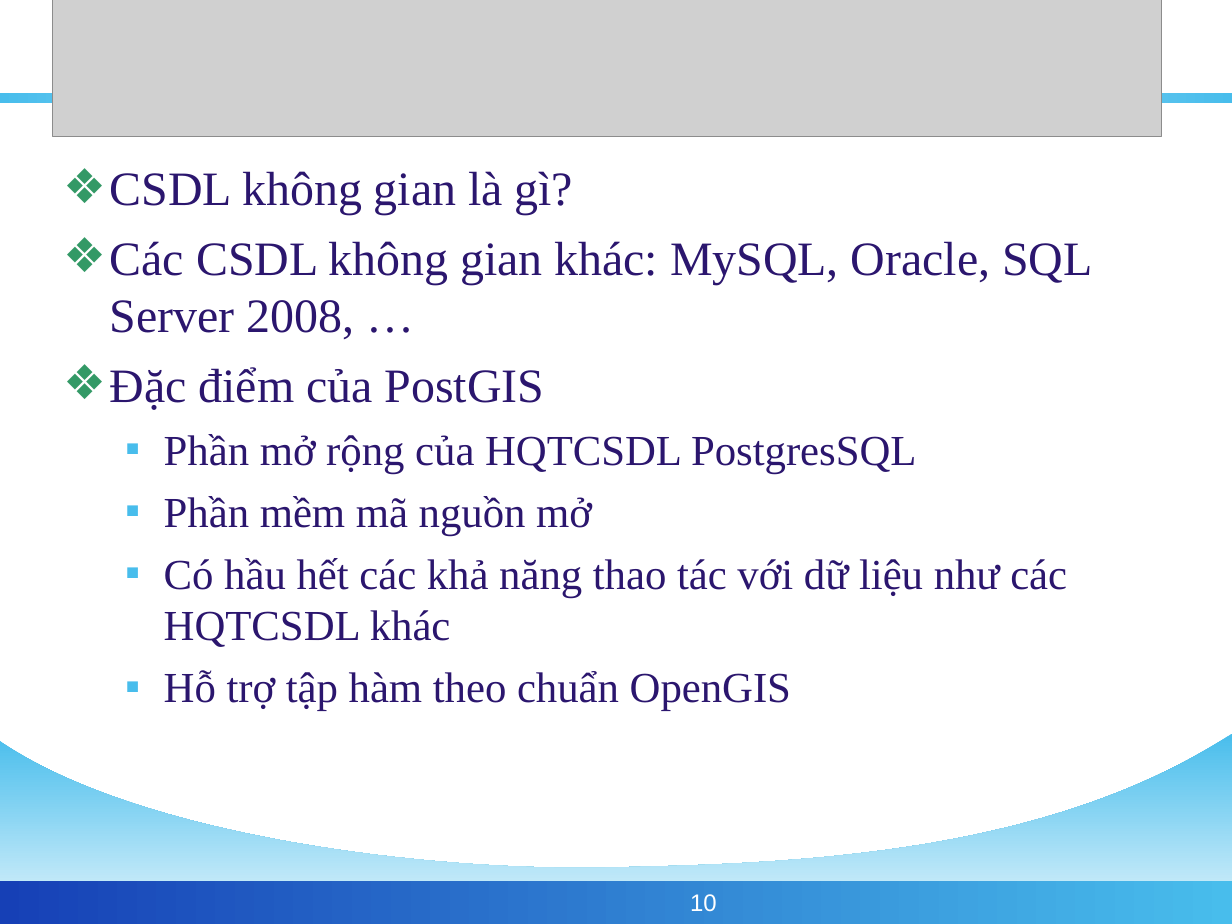
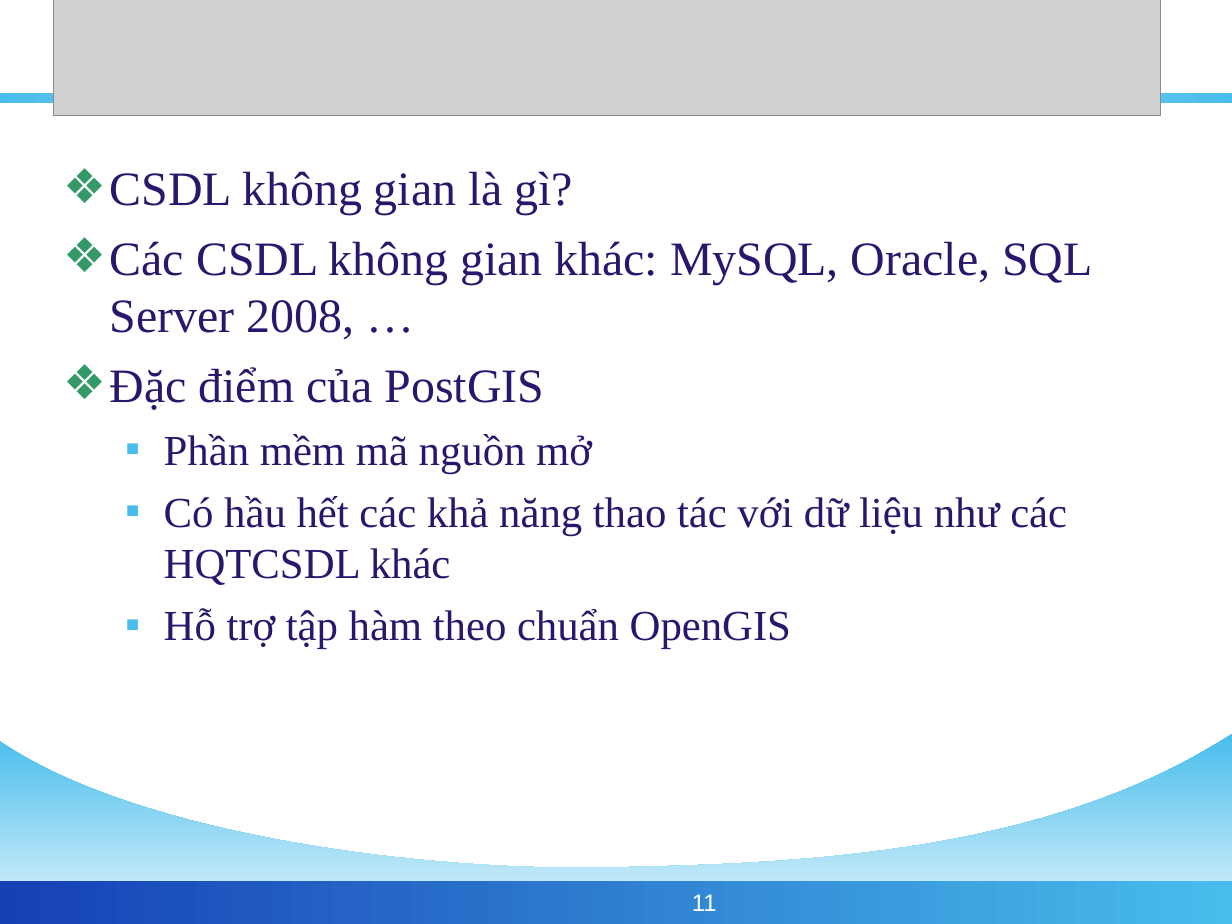
Before and after one commit to phamngsinh/cantho-webgis, a slide deck: slide 11 of Document/Bao Cao/BaoCaoLuanVan2.ppt (slide 10 before the commit). Drawn at 1232x924 pixels with LibreOffice and Linux fonts; fonts in the diff are those of the drawing; grey boxes stand for pictures; background and template pictures are left out. Boxes give left, top, right and bottom in pixels: in the first picture for what was removed or moved away, otherwise in the second. Text is boxed around its words. In the diff, an @@ line names an element or a change of style, - is before the commit and + after.

```diff
--- a/Document/Bao Cao/BaoCaoLuanVan2.ppt
+++ b/Document/Bao Cao/BaoCaoLuanVan2.ppt
@@ picture: place and size @@
-picture at <box>53,0,1162,137</box>
+picture at <box>53,0,1161,116</box>
@@ text at <box>164,434,916,473</box>: paragraph removed @@
-  ▪ Phần mở rộng của HQTCSDL PostgresSQL
@@ page number at <box>692,894,717,911</box>: text changed @@
-10
+11
```
Also in this commit, not shown: 26 other slides changed, 2 slides added.
